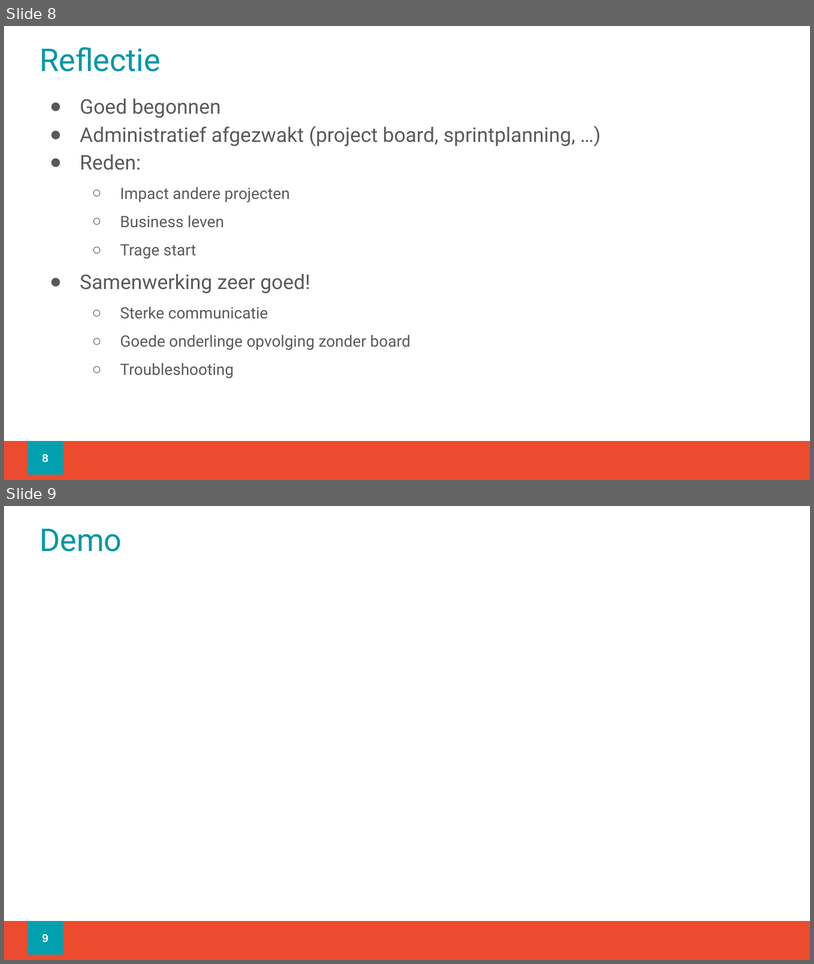
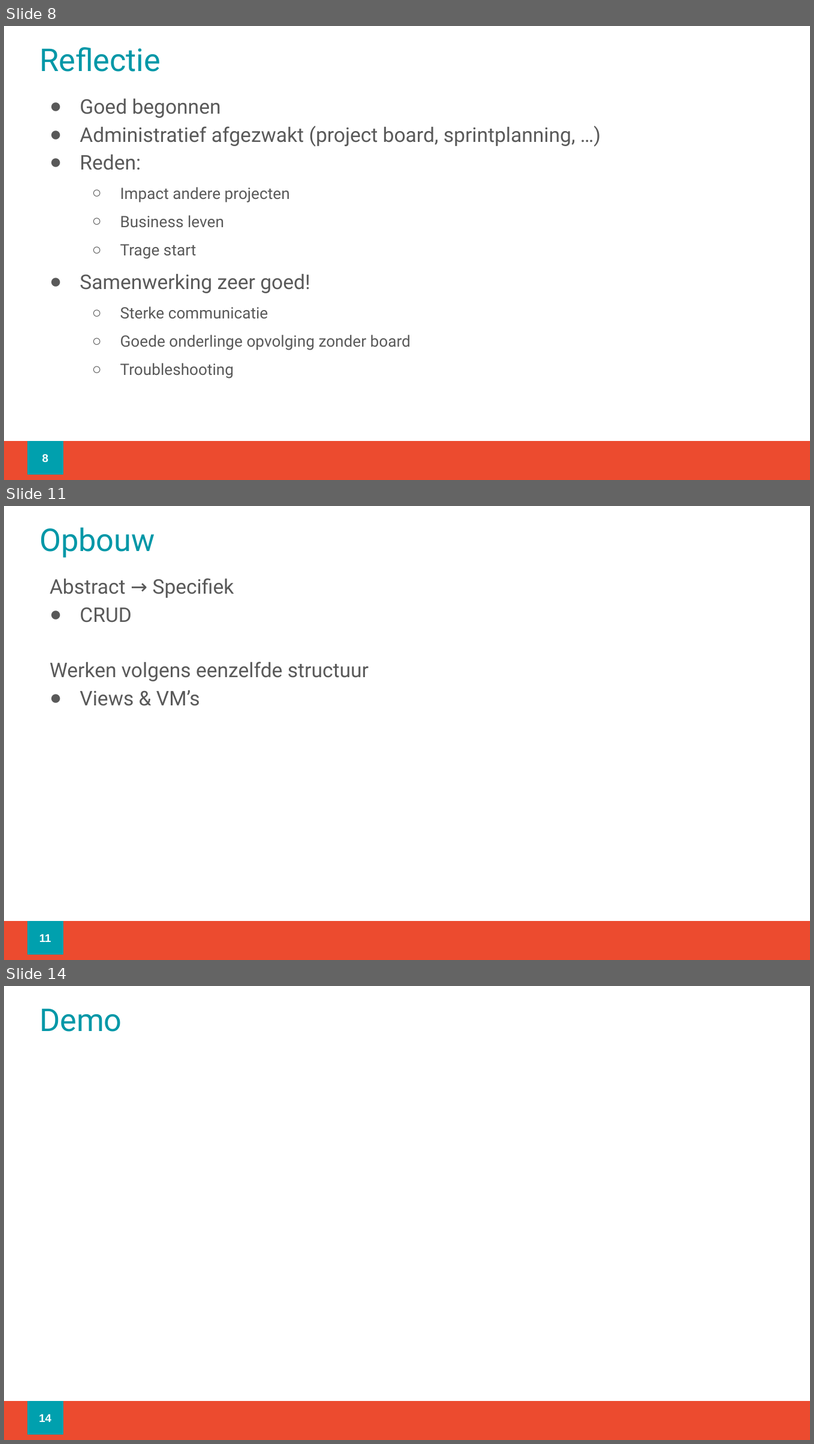
Before and after one commit to KevinMaesTM/JTO, a slide deck: Documentatie/EindRetrospective.pptx. Shown one above the other, each under a label of ours: slides 8 and 9 before the commit, slides 8, 11 and 14 after it; the slides between them are not shown. The pictures are 814x964 and 814x1444 pixels, drawn with LibreOffice and Linux fonts; fonts in the diff are those of the drawing; background and template pictures are left out. Boxes give left, top, right and bottom in pixels: in the first picture for what was removed or moved away, otherwise in the second. Text is boxed around its words. In the diff, an @@ line names an element or a change of style, - is before the commit and + after.

```diff
--- a/Documentatie/EindRetrospective.pptx
+++ b/Documentatie/EindRetrospective.pptx
@@ slide 11 added at [4, 506, 810, 960], background #FFFFFF; not listed: 1 template element that a slide beside it also shows @@
@@ title added at [39, 527, 155, 558], 28 pt, text #0097A7 @@
+Opbouw
@@ text added at [50, 578, 369, 706], 18 pt, text #595959 @@
+Abstract → Specifiek
+● CRUD
+Werken volgens eenzelfde structuur
+● Views & VM’s
@@ page number added at [27, 921, 63, 954], fill #00A0AE, outline #00A0AE 0.75 pt, 10 pt, text #FFFFFF, bold @@
+11
@@ what was slide 9 is now slide 14 @@
@@ page number at [39, 1414, 51, 1422]: text changed @@
-9
+14
```
Also in this commit, not shown: 2 slides changed, 4 other slides added, 1 other file.
